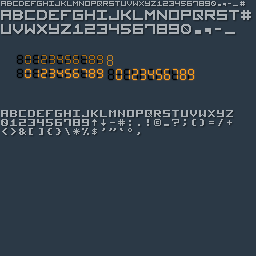
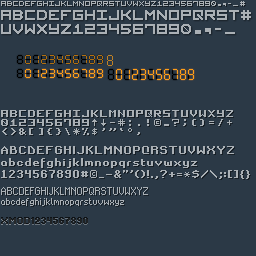
Layer changes from the first (256, 256) image to the second:
added group "black font" with 2 layers above "Layer 8" over 1, 217, 88, 225
added layer "Layer 87 copy" (70%) in group "black font" over 1, 217, 88, 224
added layer "Layer 10" (40%) in group "black font" over 1, 218, 88, 225
added layer "Layer 8" (60%) above "Layer 7" over 1, 187, 148, 206
added layer "Layer 7" (60%) above "Font 7" over 1, 146, 250, 179
